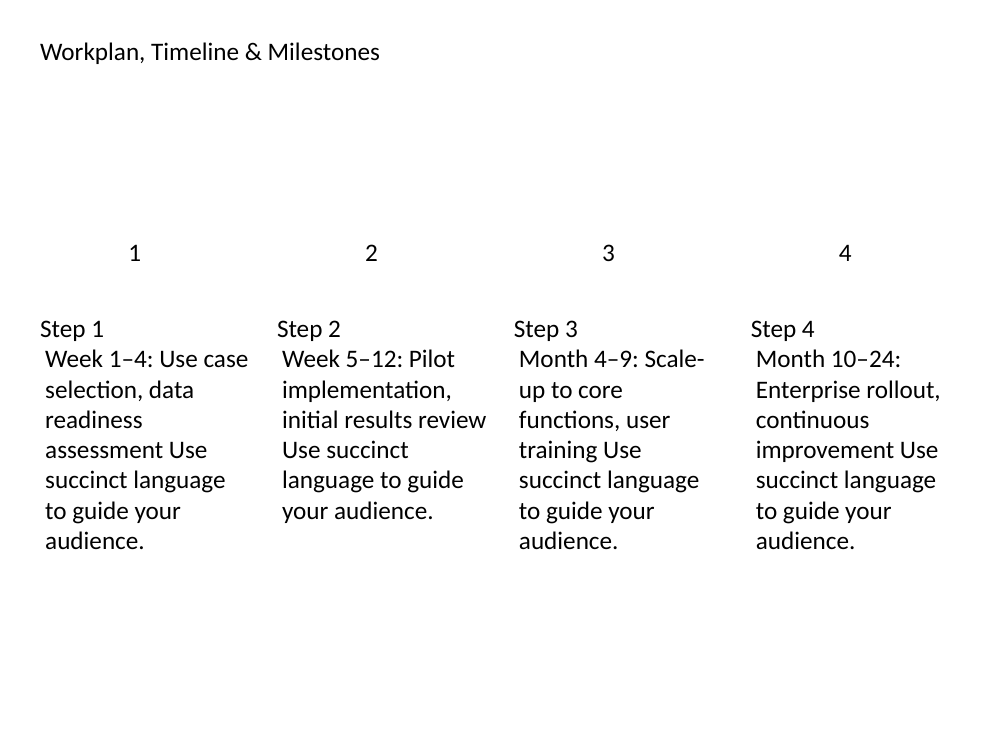
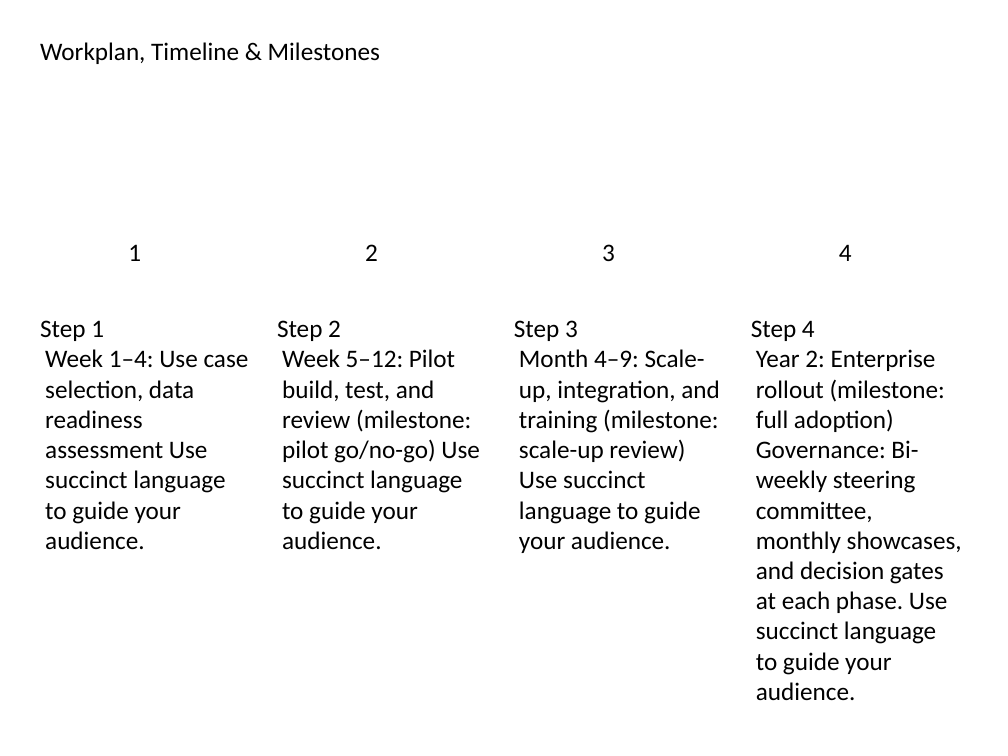
Before and after one commit to vedant1811/kenley-create-decks, a slide deck: slide 5 of src/lib/output/GeneratedPresentation.pptx. Drawn at 1008x756 pixels with LibreOffice and Linux fonts; fonts in the diff are those of the drawing. Boxes give left, top, right and bottom in pixels: in the first picture for what was removed or moved away, otherwise in the second. Text is boxed around its words. In the diff, an @@ line names an element or a change of style, - is before the commit and + after.

```diff
--- a/src/lib/output/GeneratedPresentation.pptx
+++ b/src/lib/output/GeneratedPresentation.pptx
@@ text at box(282, 349, 480, 550): text changed @@
-Week 5–12: Pilot implementation, initial results review Use succinct language to guide your audience.
+Week 5–12: Pilot build, test, and review (milestone: pilot go/no-go) Use succinct language to guide your audience.
@@ text at box(519, 349, 720, 553): text changed @@
-Month 4–9: Scale-up to core functions, user training Use succinct language to guide your audience.
+Month 4–9: Scale-up, integration, and training (milestone: scale-up review) Use succinct language to guide your audience.
@@ text at box(756, 349, 962, 700): text changed @@
-Month 10–24: Enterprise rollout, continuous improvement Use succinct language to guide your audience.
+Year 2: Enterprise rollout (milestone: full adoption)
+Governance: Bi-weekly steering committee, monthly showcases, and decision gates at each phase. Use succinct language to guide your audience.
```
Also in this commit, not shown: 6 other slides changed, 2 slides added, 2 slides removed, 3 other files.
